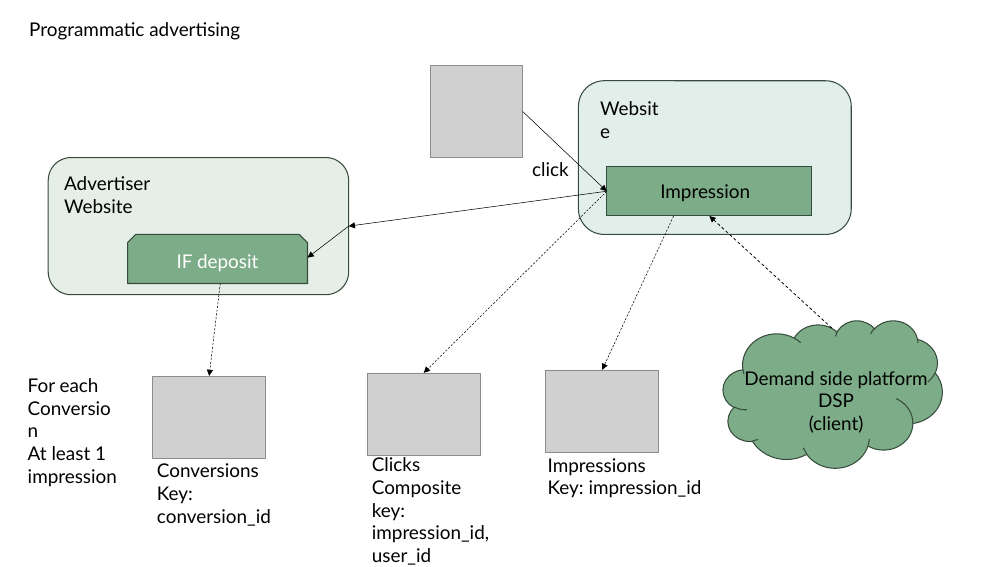
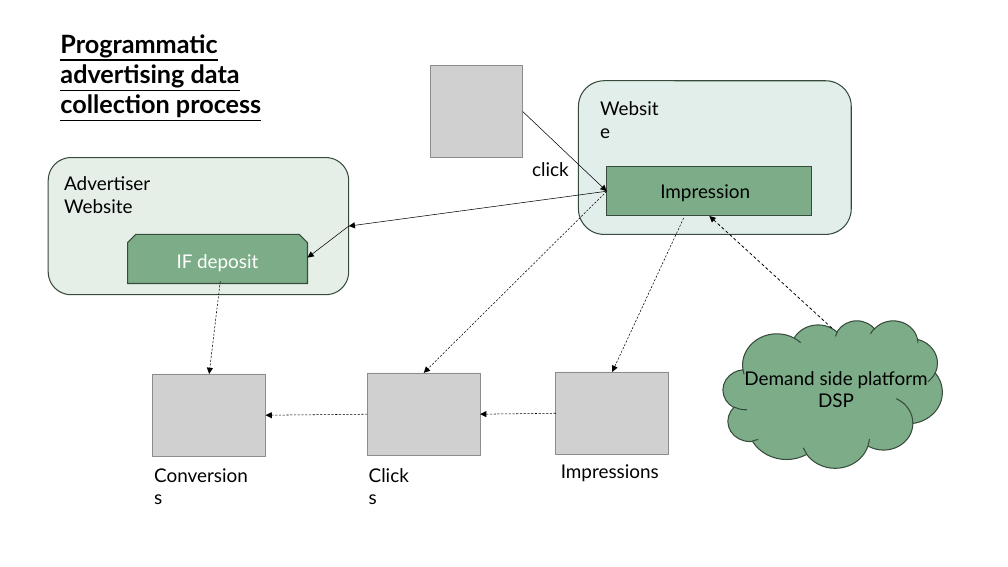
Before and after one commit to KristinaChuang/sportradar, a slide deck: slide 1 of Presentation_work.pptx. Drawn at 1008x567 pixels with LibreOffice and Linux fonts; fonts in the diff are those of the drawing; grey boxes stand for pictures; background and template pictures are left out. Boxes give left, top, right and bottom in pixels: in the first picture for what was removed or moved away, otherwise in the second. Text is boxed around its words. In the diff, an @@ line names an element or a change of style, - is before the commit and + after.

```diff
--- a/Presentation_work.pptx
+++ b/Presentation_work.pptx
@@ text at bbox=[60, 34, 261, 118]: text changed; size 18 to 24 pt; bold on @@
-Programmatic advertising
+Programmatic advertising data collection process
@@ arrow moved from (674, 216) - (602, 370) to (684, 218) - (613, 372) @@
@@ text removed at bbox=[28, 378, 117, 487] @@
-For each
-Conversion
-At least 1
-impression
@@ picture: place and size @@
-picture at bbox=[546, 370, 659, 452]
+picture at bbox=[556, 372, 668, 454]
@@ arrow added from (368, 414) to (265, 415), #000000 0.5 pt dashed @@
@@ arrow added from (556, 414) to (480, 414), #000000 0.5 pt dashed @@
@@ text at bbox=[809, 415, 864, 433]: paragraph removed @@
-(client)
@@ text "Clicks": place and size @@
-text "Clicks" at bbox=[372, 455, 489, 565]
+text "Clicks" at bbox=[361, 460, 424, 490]
@@ text "Impressions": place and size @@
-text "Impressions" at bbox=[548, 458, 702, 498]
+text "Impressions" at bbox=[561, 464, 659, 482]
@@ text at bbox=[157, 486, 271, 526]: paragraph removed @@
-Key: conversion_id
@@ text at bbox=[372, 480, 489, 565]: paragraphs removed @@
-Composite key:
-impression_id,
-user_id
@@ text at bbox=[548, 480, 702, 498]: paragraph removed @@
-Key: impression_id
```
Also in this commit, not shown: 1 other slide changed, 4 slides added, 12 other files.
